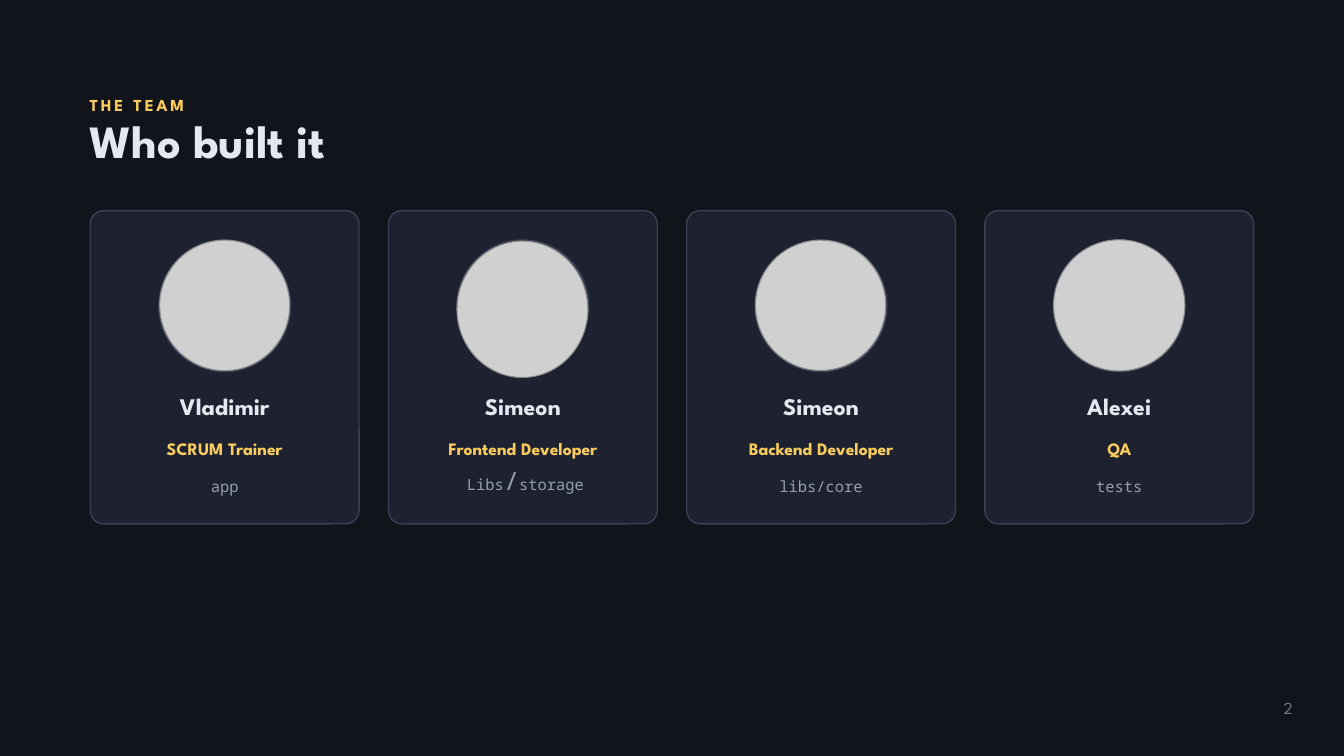
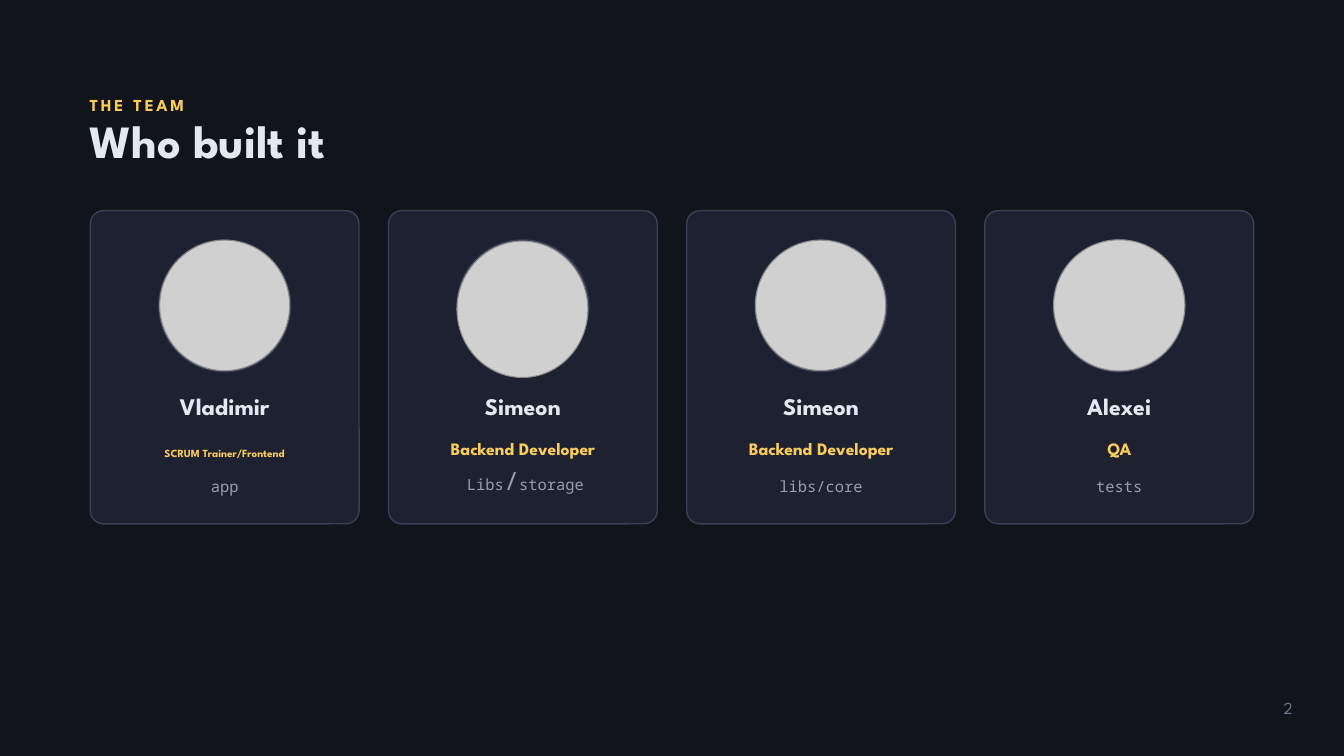
Before and after one commit to vladosfluxi/aMAZEing, a slide deck: slide 2 of docs/presentation.pptx. Drawn at 1344x756 pixels with LibreOffice and Linux fonts; fonts in the diff are those of the drawing; grey boxes stand for pictures. Boxes give left, top, right and bottom in pixels: in the first picture for what was removed or moved away, otherwise in the second. Text is boxed around its words. In the diff, an @@ line names an element or a change of style, - is before the commit and + after.

```diff
--- a/docs/presentation.pptx
+++ b/docs/presentation.pptx
@@ text at [164,449,285,458]: text changed; size 12.5 to 7.8 pt @@
-SCRUM Trainer
+SCRUM Trainer/Frontend
@@ text at [451,443,595,459]: text changed @@
-Frontend Developer
+Backend Developer
```
Also in this commit, not shown: 2 other files.
